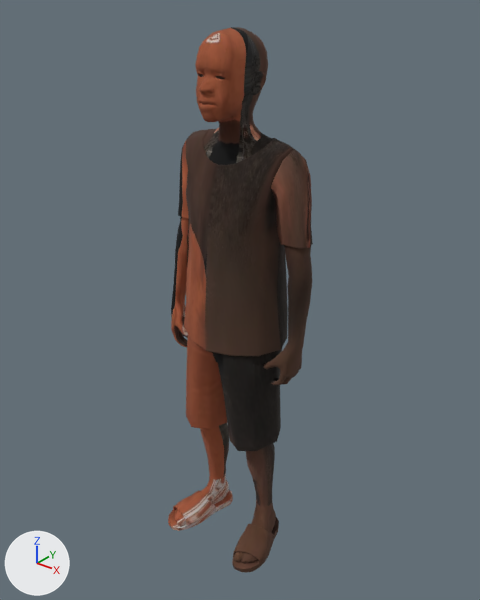
The glTF model public/models/people/b02.glb, before and after one commit.
The view is the same before and after, from a camera (50 mm lens) standing at (0.991, -1.177, 0.524) and looking at (0.008, 0.051, -0.238). Arrows for +X, +Y and +Z are at lower left; the lights stay in place. The picture after the commit comes second. Objects named as collision shapes, trigger or cutter boxes, shadow casters or lower levels of detail are left out. Vertices at exactly the same position are counted once.

In view in the first picture: 'lod0'.
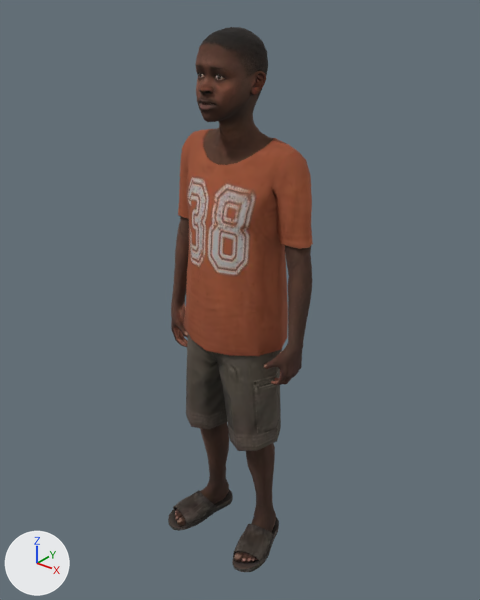
The change in detail:
me_lod0 is used by ob_lod0; location (0.0, 0.0, 0.0).
me_lod0 had 2512 vertices, 4999 faces and spanned x -0.216..0.216, y -0.113..0.141, z -1.0..0.426.
me_lod0 now has 3677 vertices, 7310 faces and spans x -0.216..0.216, y -0.113..0.141, z -1.0..0.426.
me_lod0 part 1: 35 vertices moved from x -0.194..0.194, y -0.061..0.087, z -0.415..0.411 to x -0.196..0.196, y -0.061..0.082, z -0.415..0.415; 541 vertices removed from x -0.214..0.214, y -0.072..0.134, z -0.647..0.419; 1670 vertices added at x -0.216..0.216, y -0.071..0.135, z -0.646..0.424.
me_lod0 part 2: 46 vertices removed from x -0.169..0.169, y -0.113..0.115, z -1.0..-0.846; 82 vertices added at x -0.169..0.169, y -0.113..0.115, z -0.999..-0.845.
me_lod0 part 3: 2196 kept faces spanning x -0.216..0.216, y -0.113..0.141, z -1.0..0.426 get new texture (UV) coordinates.

Changed parts and their boxes [x1, y1, x2, y2] in the pictures (480 x 600 px; the box of a moved part takes in the faces that stretch with it):
'lod0', reshaped: before [168, 27, 313, 573]; after [168, 27, 313, 572]
part 1 of me_lod0, reshaped: before [171, 28, 312, 456]; after [171, 27, 312, 456]
part 2 of me_lod0, moved or reshaped: before [168, 455, 279, 573]; after [168, 460, 279, 572]
part 3 of me_lod0, surface changed: [168, 27, 313, 572] in both
